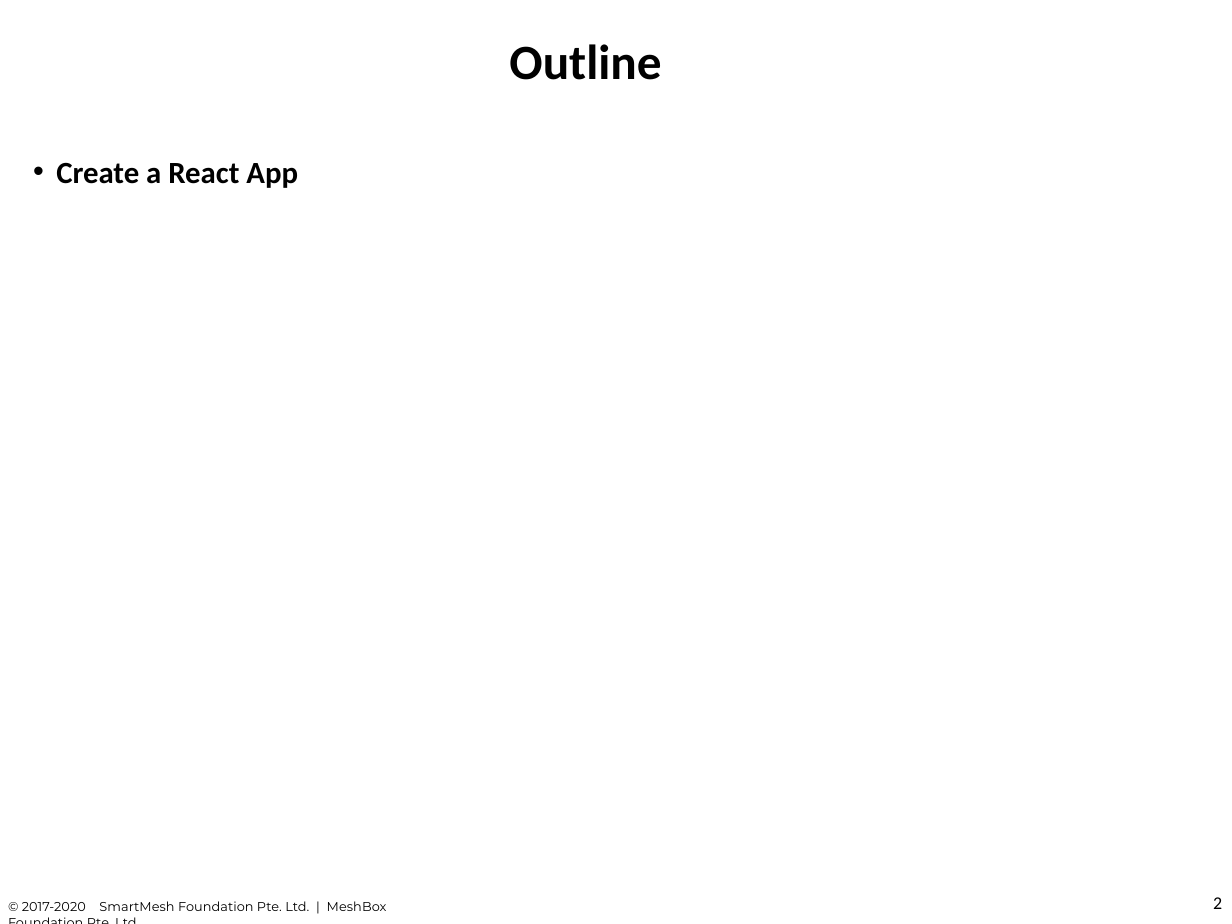
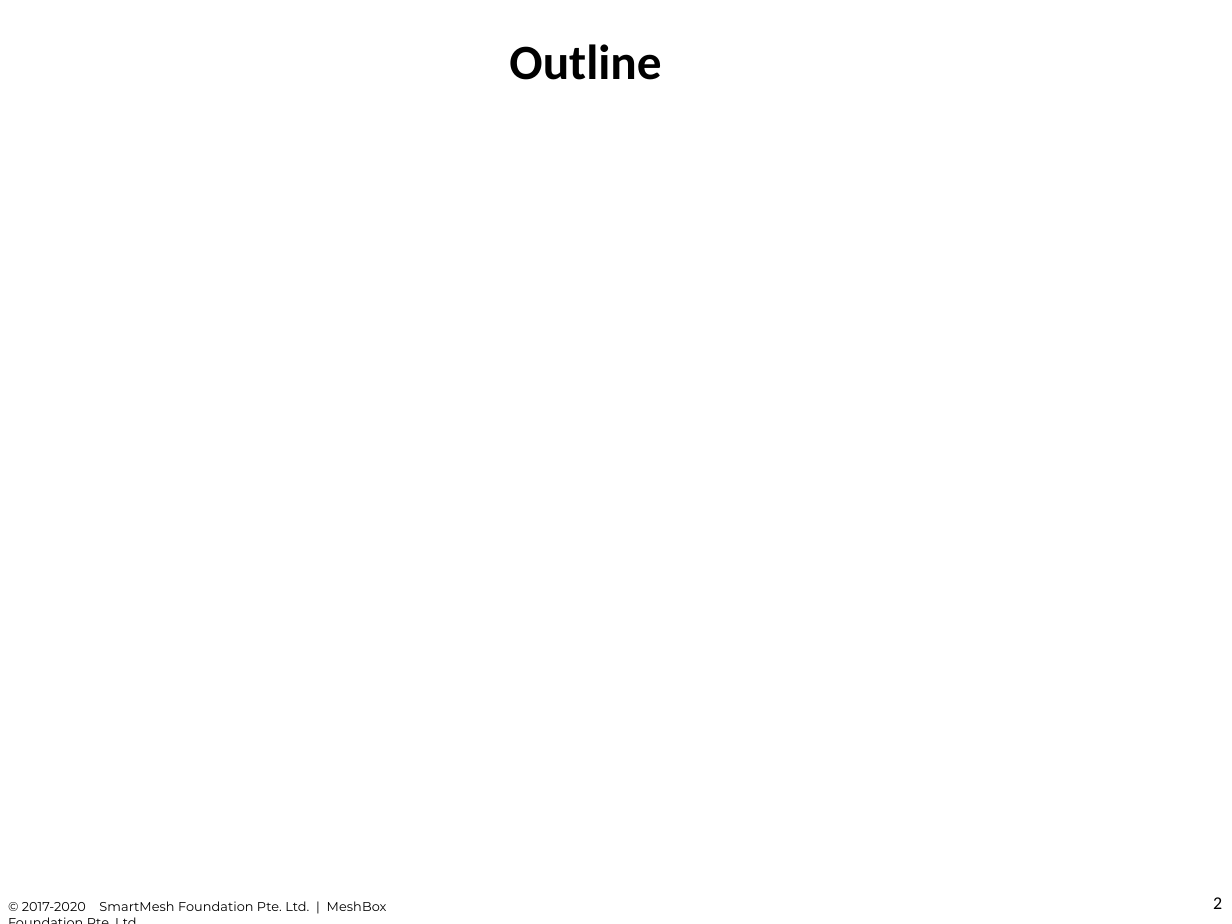
Before and after one commit to chuacw/SGUS-Slides, a slide deck: slide 2 of BCI - Day11 - Node-Express 2.pptx. Drawn at 1232x924 pixels with LibreOffice and Linux fonts; fonts in the diff are those of the drawing. Boxes give left, top, right and bottom in pixels: in the first picture for what was removed or moved away, otherwise in the second. Text is boxed around its words. In the diff, an @@ line names an element or a change of style, - is before the commit and + after.

```diff
--- a/BCI - Day11 - Node-Express 2.pptx
+++ b/BCI - Day11 - Node-Express 2.pptx
@@ text removed at box(56, 162, 298, 188) @@
-• Create a React App
```
Also in this commit, not shown: 6 other files.
